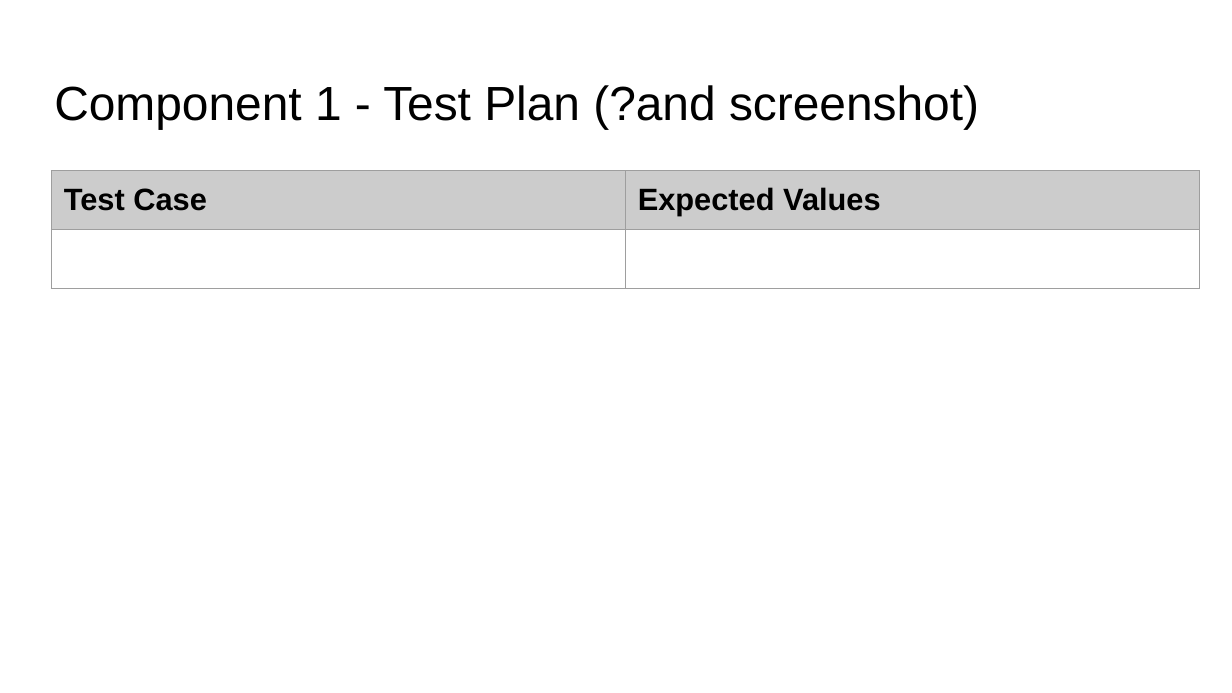
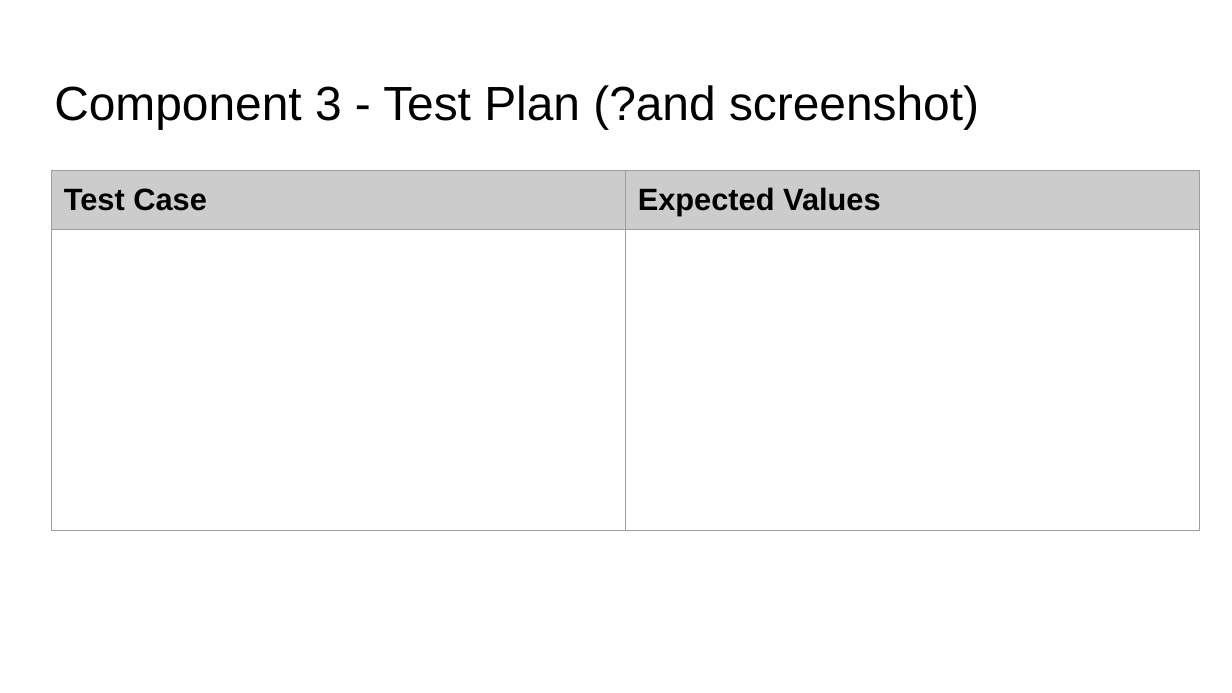
Before and after one commit to 21308/AS91896---AS91897, a slide deck: slide 8 of 000_91896 _ 91897 Documentation.pptx (slide 6 before the commit). Drawn at 1232x693 pixels with LibreOffice and Linux fonts; fonts in the diff are those of the drawing. Boxes give left, top, right and bottom in pixels: in the first picture for what was removed or moved away, otherwise in the second. Text is boxed around its words. In the diff, an @@ line names an element or a change of style, - is before the commit and + after.

```diff
--- a/000_91896 _ 91897 Documentation.pptx
+++ b/000_91896 _ 91897 Documentation.pptx
@@ title at (x1=54, y1=85, x2=979, y2=129): text changed @@
-Component 1 - Test Plan (?and screenshot)
+Component 3 - Test Plan (?and screenshot)
@@ table resized from (x1=52, y1=171, x2=1200, y2=294) to (x1=52, y1=171, x2=1200, y2=553) @@
```
Also in this commit, not shown: 2 other slides changed, 2 slides added, 1 other file.
